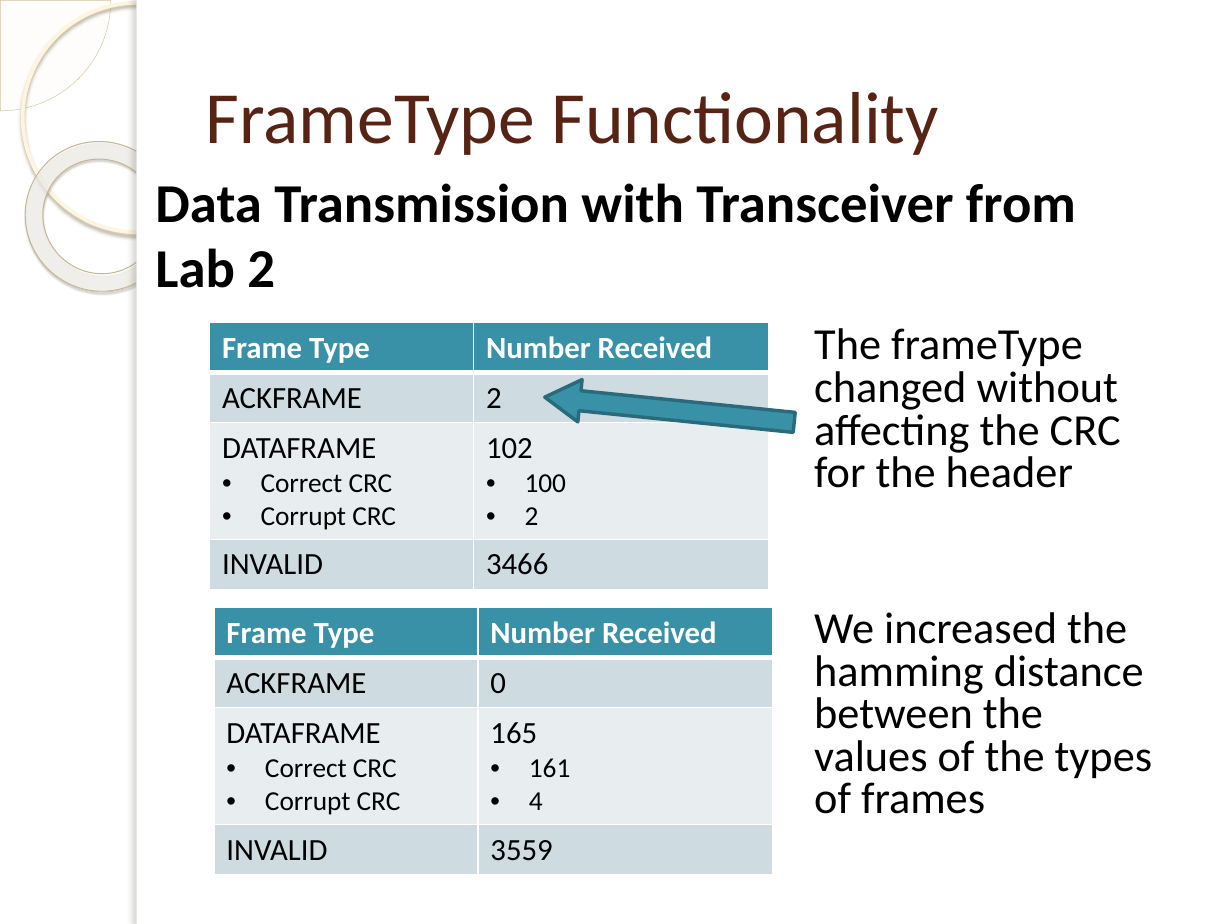
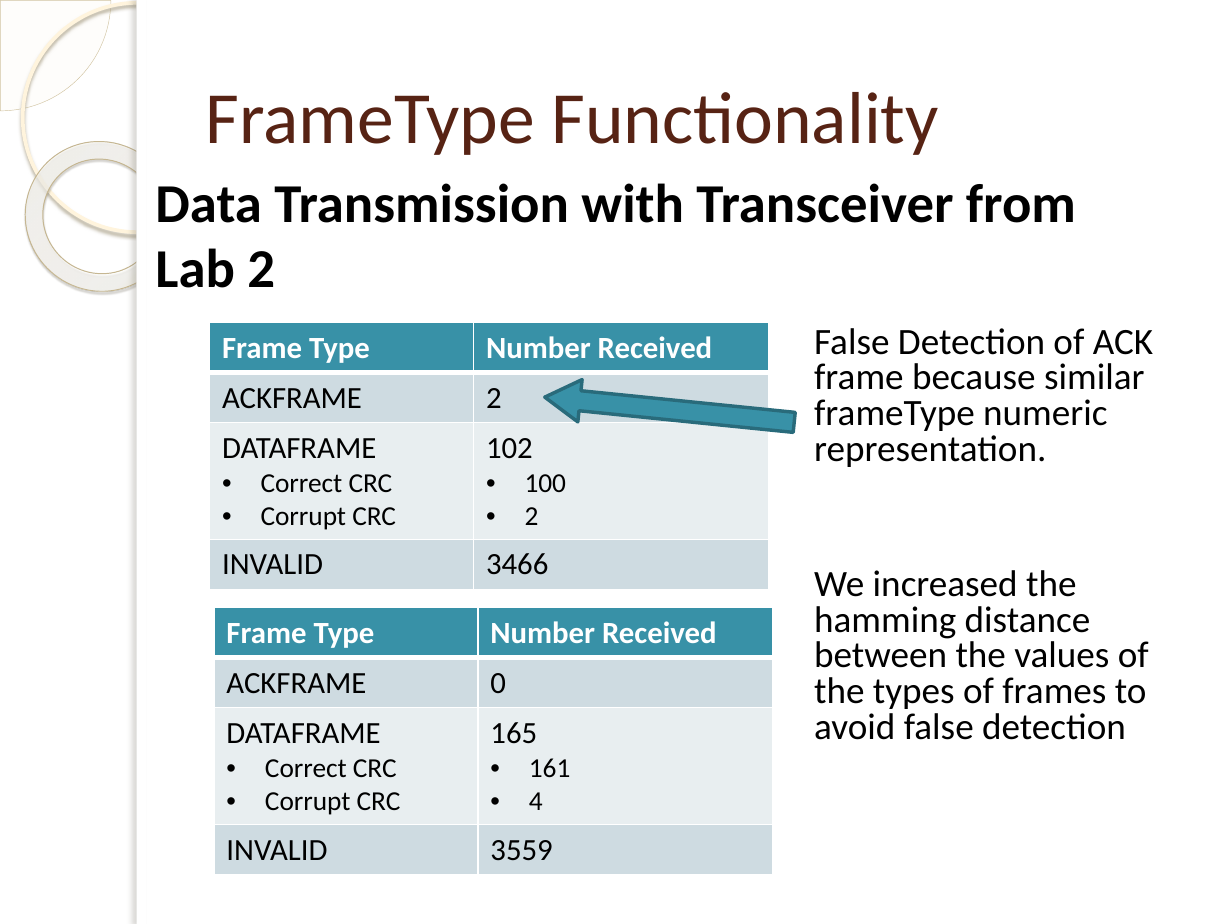
Before and after one commit to isamubr/ece405group6, a slide deck: slide 24 of 4305 Final Presentation.pptx. Drawn at 1232x924 pixels with LibreOffice and Linux fonts; fonts in the diff are those of the drawing; background and template pictures are left out. Boxes give left, top, right and bottom in pixels: in the first picture for what was removed or moved away, otherwise in the second. Text is boxed around its words. In the diff, an @@ line names an element or a change of style, - is before the commit and + after.

```diff
--- a/4305 Final Presentation.pptx
+++ b/4305 Final Presentation.pptx
@@ text at (814,328,1153,740): text changed; size 25.9 to 21.7 pt @@
-  The frameType changed without affecting the CRC for the header
-  We increased the hamming distance between the values of the types of frames
+  False Detection of ACK frame because similar frameType numeric representation.
+  We increased the hamming distance between the values of the types of frames to avoid false detection
```
Also in this commit, not shown: 6 other slides changed.
